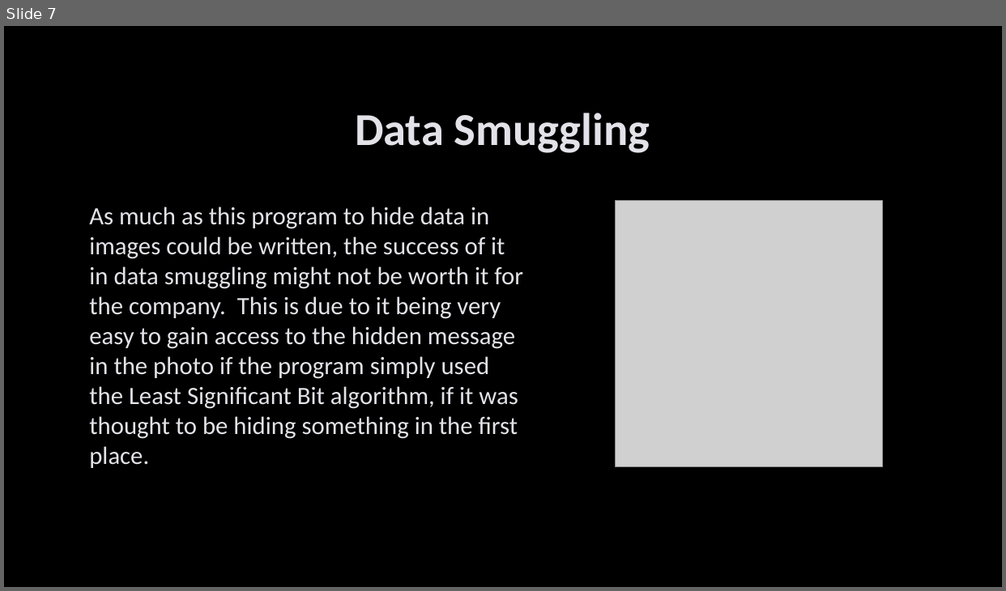
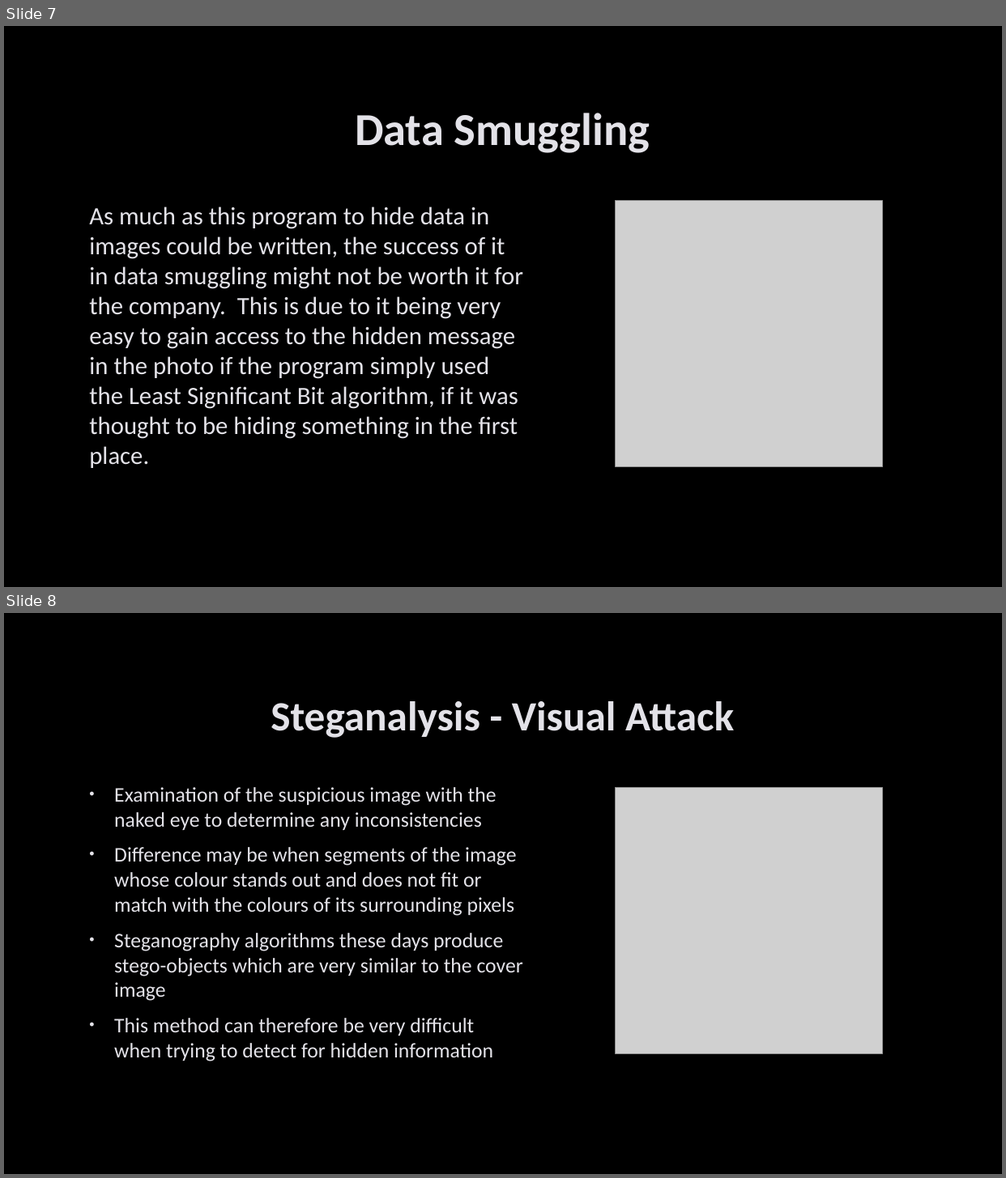
Before and after one commit to GregorMc/Steganography, a slide deck: CS407/CS407_-_Group_Assignment.pptx. Shown one above the other, each under a label of ours: slide 7 before the commit, slides 7 and 8 after it. The pictures are 1006x591 and 1006x1178 pixels, drawn with LibreOffice and Linux fonts; fonts in the diff are those of the drawing; grey boxes stand for pictures; background and template pictures are left out. Boxes give left, top, right and bottom in pixels: in the first picture for what was removed or moved away, otherwise in the second. Text is boxed around its words. In the diff, an @@ line names an element or a change of style, - is before the commit and + after.

```diff
--- a/CS407/CS407_-_Group_Assignment.pptx
+++ b/CS407/CS407_-_Group_Assignment.pptx
@@ slide 8 added at box(4, 613, 1002, 1174), background picture (left out) @@
@@ title added at box(270, 701, 734, 738), 40 pt, text #E3E2E8, bold @@
+Steganalysis - Visual Attack
@@ text added at box(114, 787, 523, 1062), 20 pt, text #E3E2E8 @@
+• Examination of the suspicious image with the naked eye to determine any inconsistencies
+• Difference may be when segments of the image whose colour stands out and does not fit or match with the colours of its surrounding pixels
+• Steganography algorithms these days produce stego-objects which are very similar to the cover image
+• This method can therefore be very difficult when trying to detect for hidden information
@@ picture added at box(616, 787, 882, 1054) @@
```
Also in this commit, not shown: 1 other slide added.
